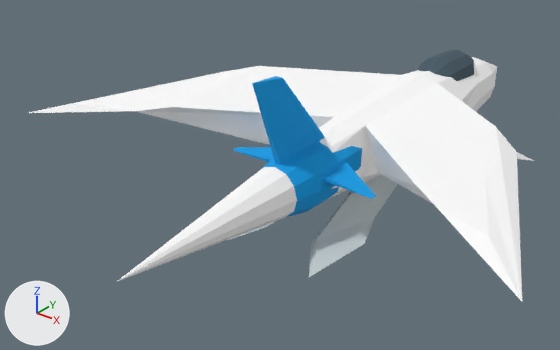
The glTF model flight-tracker-site/public/models/fighter.glb as it was, and as the next commit left it.
The view is the same before and after, from a 50 mm lens placed at (0.573, -0.969, 0.456), pointed at (-0.078, -0.155, -0.048). The lights are fixed; the arrows at lower left show +X, +Y and +Z. The first picture is the older version.

Objects in the first picture: 'group1246711120', 'group1270747425', 'group1499290911', 'group1908365863', 'group2037710231'.
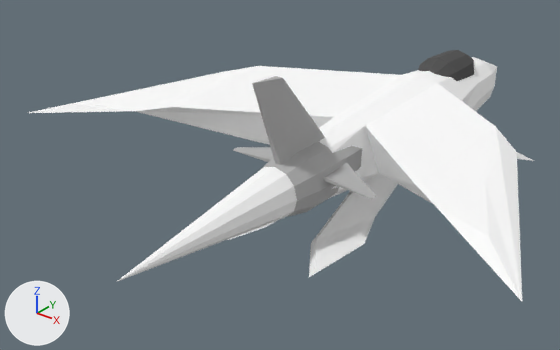
The newer file is also rescaled (x1.053), turned or shifted as a whole; pictures and numbers use the older file's frame.

Pixel boxes [x1, y1, x2, y2] of what changed, in the pictures (560 x 350 px):
'group1270747425', recoloured (blue to grey): [233, 76, 376, 199] in both
'group1246711120', recoloured (light grey to white): [228, 175, 398, 277] in both
'group2037710231', recoloured (blue to grey): [263, 142, 362, 217] in both

The change in detail:
Material 'mat15' (mat_mat15) changes colour from light grey #d0dadd to white #ffffff; in linear values from (0.63, 0.7, 0.72) to (1.0, 1.0, 1.0).
Material 'mat5' (mat_mat5) changes colour from blue #009ee6 to grey #b3b3b3; in linear values from (0.0, 0.34, 0.79) to (0.451, 0.451, 0.451).
